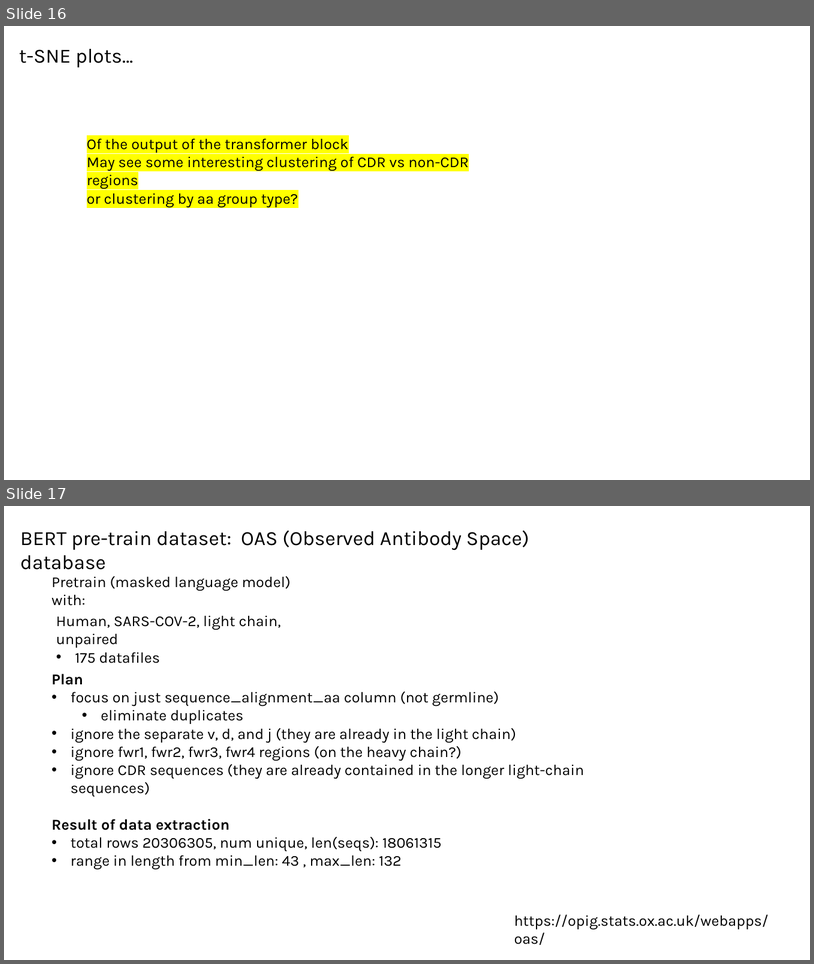
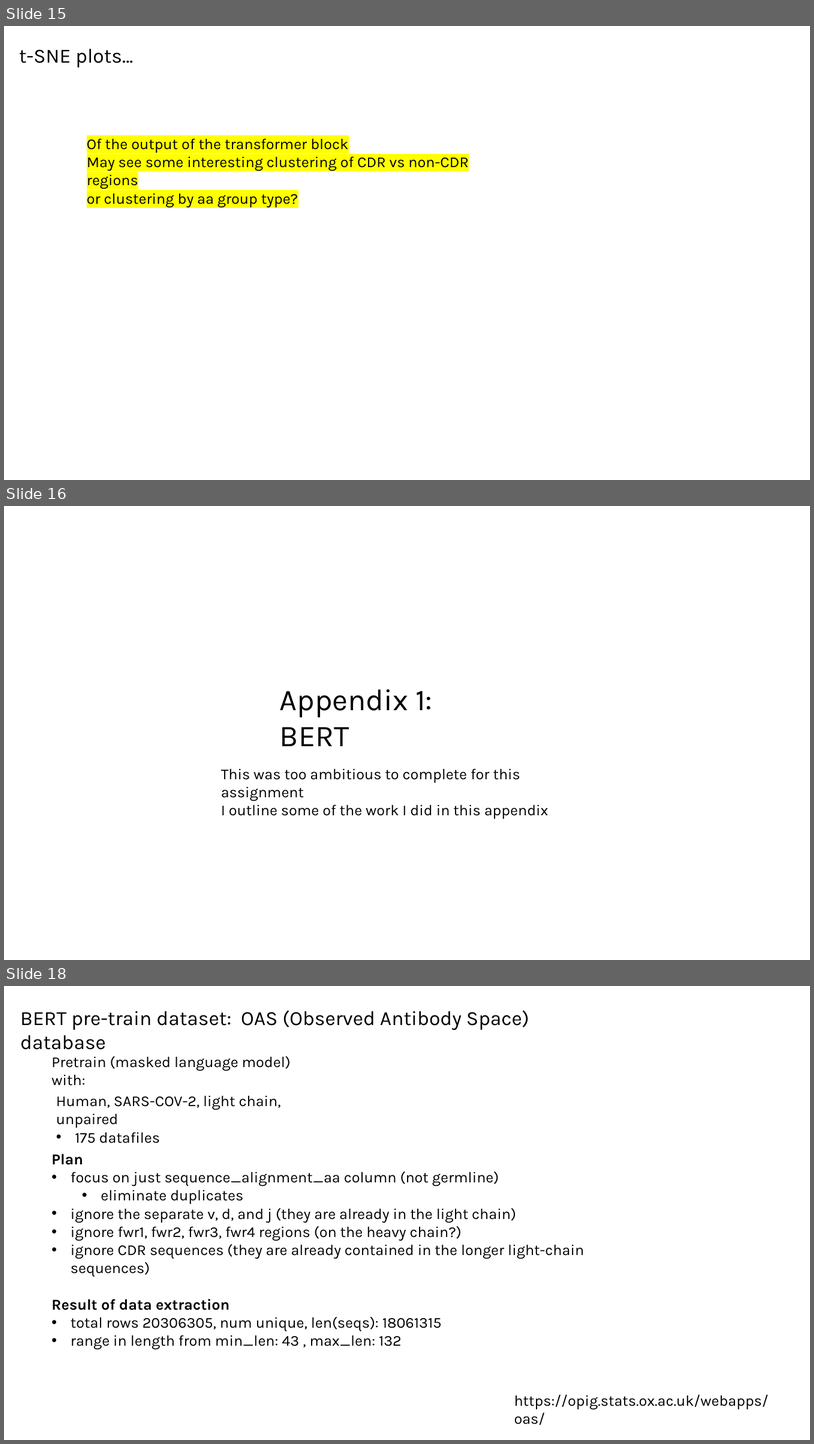
Before and after one commit to planaria158/BERT-antibody-antigen-binding-energy, a slide deck: Homework-aAlphaBio.pptx. Shown one above the other, each under a label of ours: slides 16 and 17 before the commit, slides 15, 16 and 18 after it; the slides between them are not shown. The pictures are 814x964 and 814x1444 pixels, drawn with LibreOffice and Linux fonts; fonts in the diff are those of the drawing. Boxes give left, top, right and bottom in pixels: in the first picture for what was removed or moved away, otherwise in the second. Text is boxed around its words. In the diff, an @@ line names an element or a change of style, - is before the commit and + after.

```diff
--- a/Homework-aAlphaBio.pptx
+++ b/Homework-aAlphaBio.pptx
@@ slide 16 added at bbox=[4, 506, 810, 960], background #FFFFFF @@
@@ text added at bbox=[280, 689, 432, 746], 36 pt, text #000000 @@
+Appendix 1: BERT
@@ text added at bbox=[221, 768, 549, 819], 18 pt, text #000000 @@
+This was too ambitious to complete for this assignment
+I outline some of the work I did in this appendix
@@ what was slide 16 is now slide 15 @@
@@ what was slide 17 is now slide 18 @@
```
Also in this commit, not shown: 8 slides changed, 4 other slides added.
